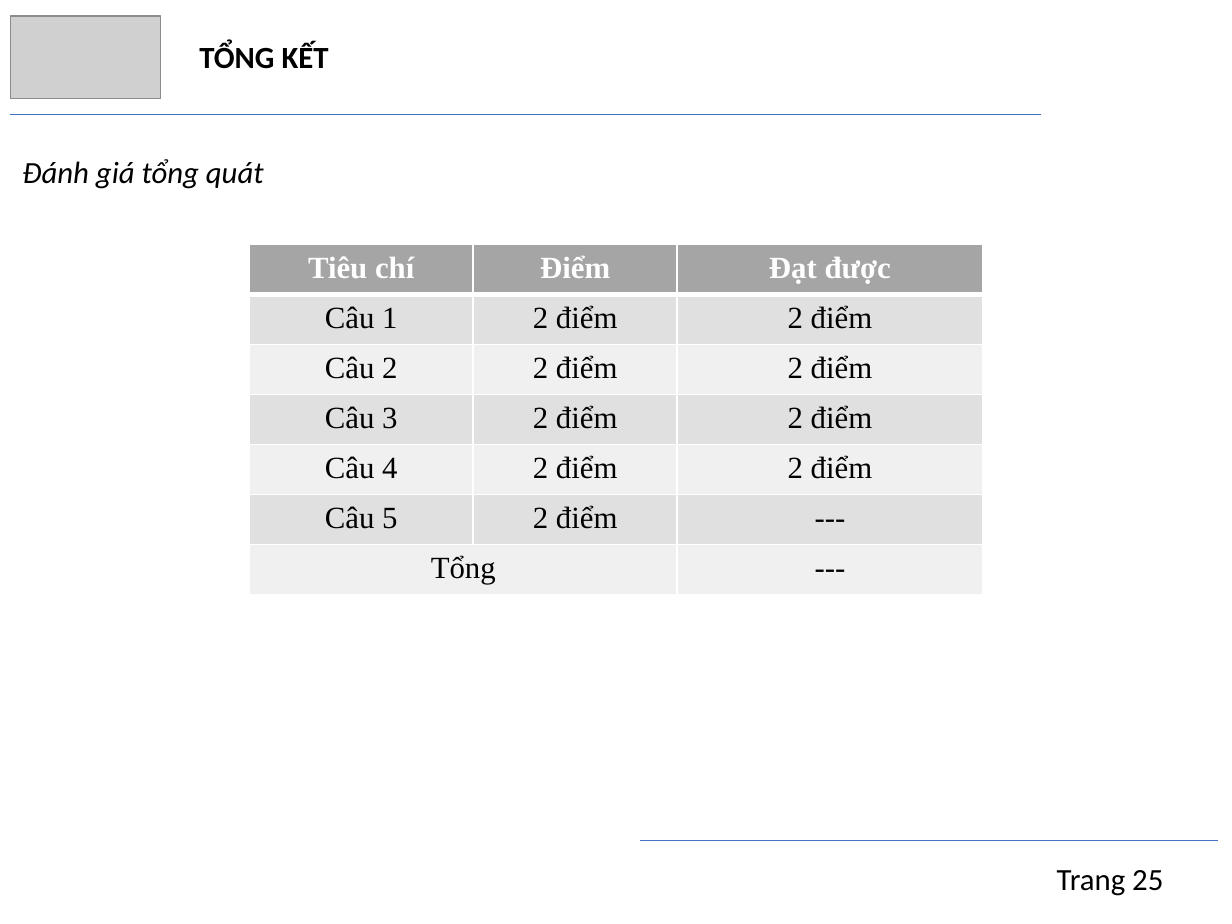
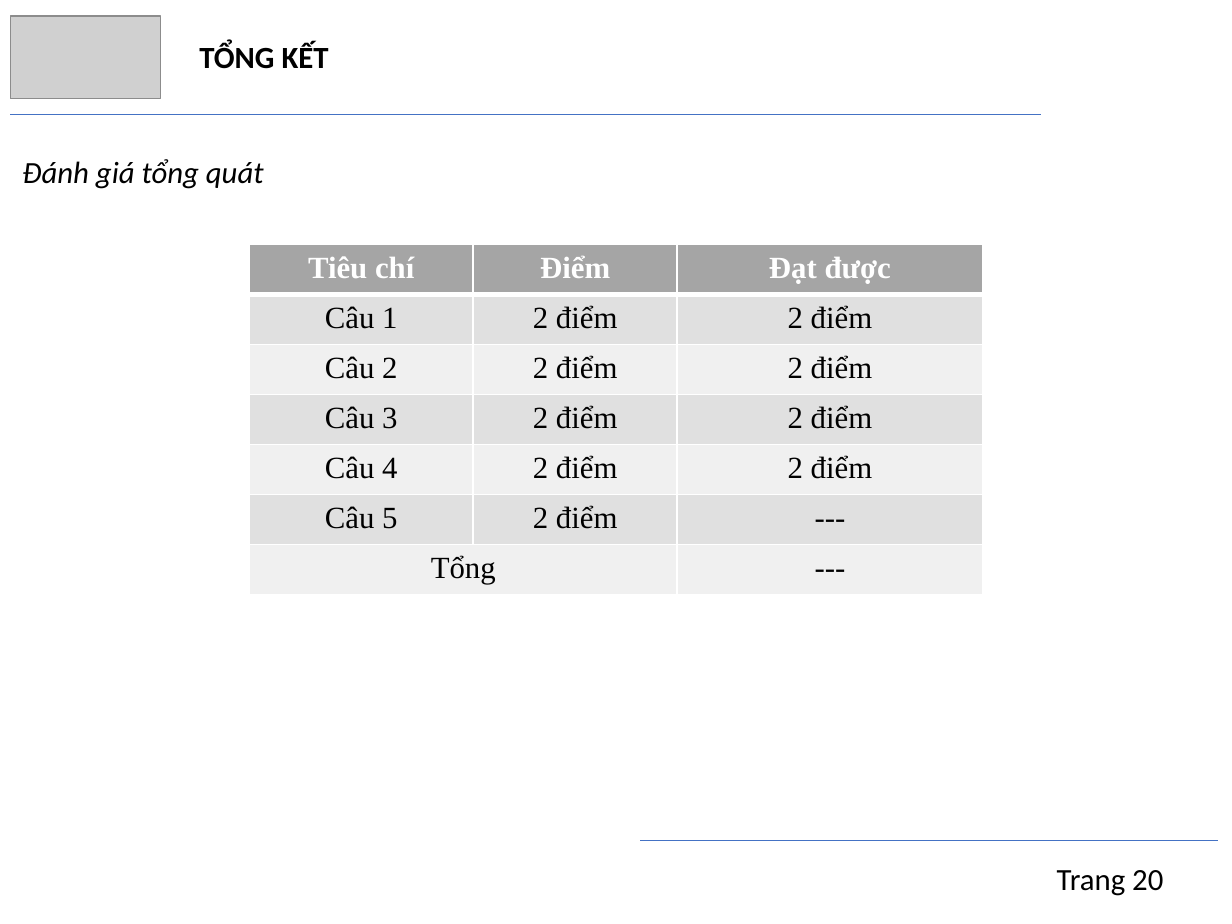
Before and after one commit to trngbro/AI, a slide deck: slide 20 of present/final/presentation.pptx. Drawn at 1232x924 pixels with LibreOffice and Linux fonts; fonts in the diff are those of the drawing; grey boxes stand for pictures. Boxes give left, top, right and bottom in pixels: in the first picture for what was removed or moved away, otherwise in the second. Text is boxed around its words. In the diff, an @@ line names an element or a change of style, - is before the commit and + after.

```diff
--- a/present/final/presentation.pptx
+++ b/present/final/presentation.pptx
@@ text at box(1057, 870, 1163, 896): text changed @@
-Trang 25
+Trang 20
```
Also in this commit, not shown: 20 other slides changed, 1 other file.
